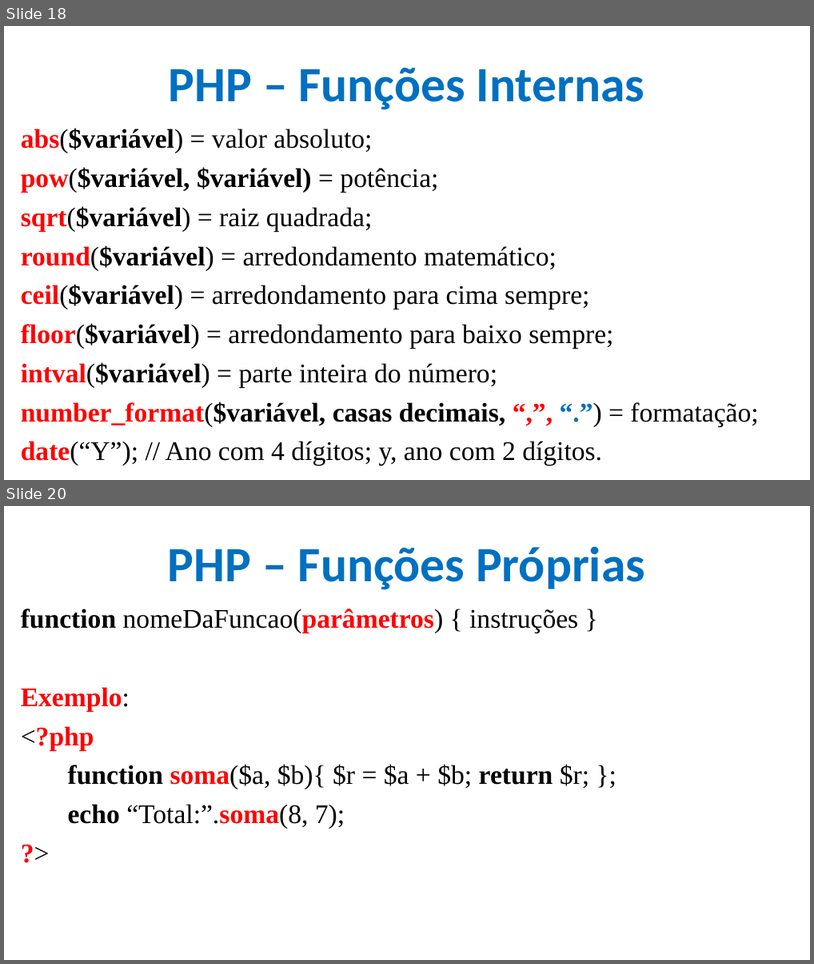
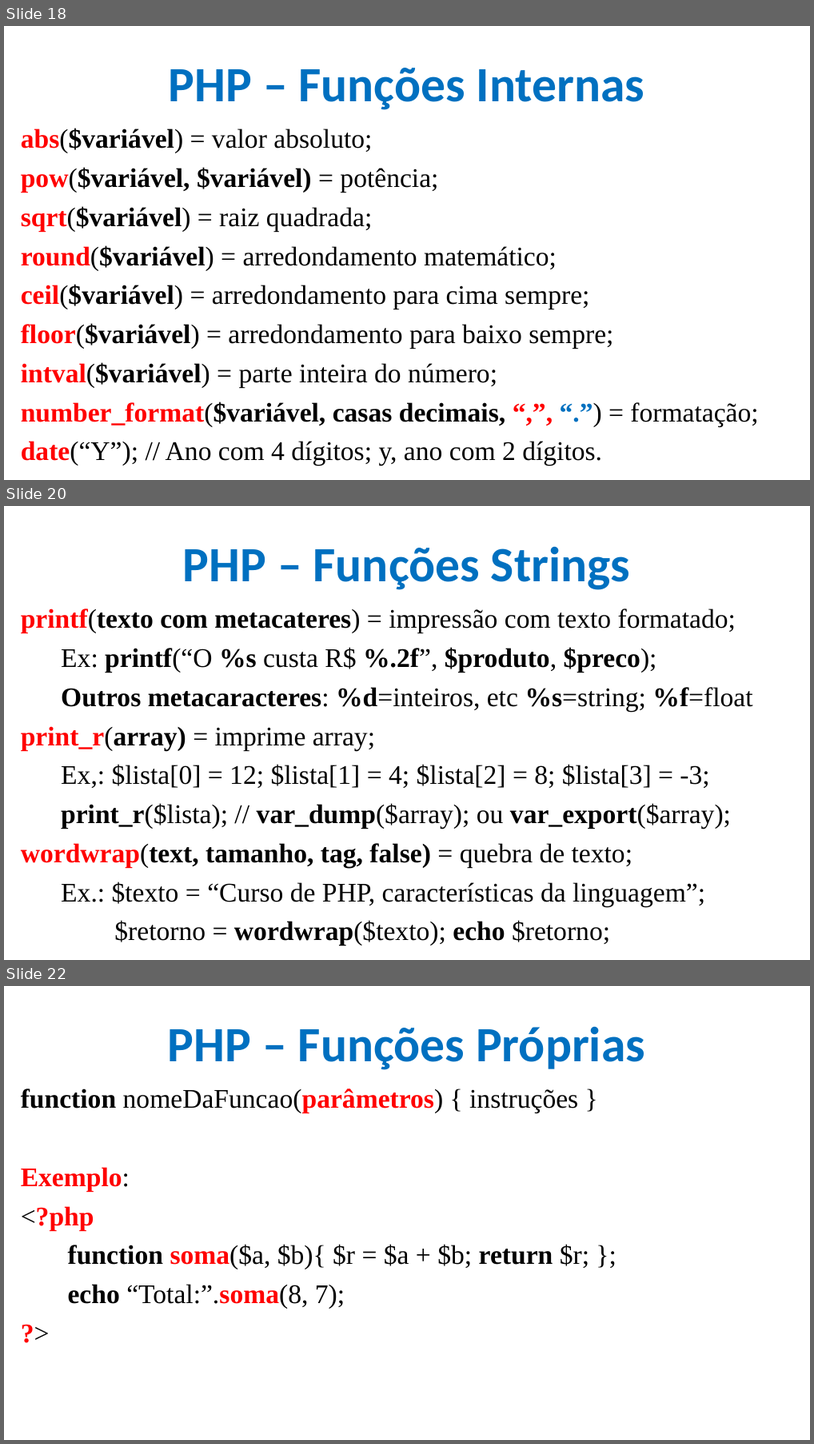
Before and after one commit to CloudEducationBrazil/WydenDesenvolvimentoWebPHP, a slide deck: 01 Classes/Aula 11 e 12 Desenvolvimento Web PHP - PHP.pptx. Shown one above the other, each under a label of ours: slides 18 and 20 before the commit, slides 18, 20 and 22 after it; the slides between them are not shown. The pictures are 814x964 and 814x1444 pixels, drawn with LibreOffice and Linux fonts; fonts in the diff are those of the drawing; background and template pictures are left out. Boxes give left, top, right and bottom in pixels: in the first picture for what was removed or moved away, otherwise in the second. Text is boxed around its words. In the diff, an @@ line names an element or a change of style, - is before the commit and + after.

```diff
--- a/01 Classes/Aula 11 e 12 Desenvolvimento Web PHP - PHP.pptx
+++ b/01 Classes/Aula 11 e 12 Desenvolvimento Web PHP - PHP.pptx
@@ slide 20 added at (4,506,810,960), background picture (left out) @@
@@ title added at (183,546,630,590), 44 pt, text #0070C0, bold @@
+PHP – Funções Strings
@@ text added at (21,608,753,945), 24 pt, text #000000 @@
+printf(texto com metacateres) = impressão com texto formatado;
+Ex: printf(“O %s custa R$ %.2f”, $produto, $preco);
+Outros metacaracteres: %d=inteiros, etc %s=string; %f=float
+print_r(array) = imprime array;
+Ex,: $lista[0] = 12; $lista[1] = 4; $lista[2] = 8; $lista[3] = -3;
+print_r($lista); // var_dump($array); ou var_export($array);
+wordwrap(text, tamanho, tag, false) = quebra de texto;
+Ex.: $texto = “Curso de PHP, características da linguagem”;
+$retorno = wordwrap($texto); echo $retorno;
@@ what was slide 20 is now slide 22 @@
```
Also in this commit, not shown: 1 slide changed, 2 other slides added, 1 other file.
